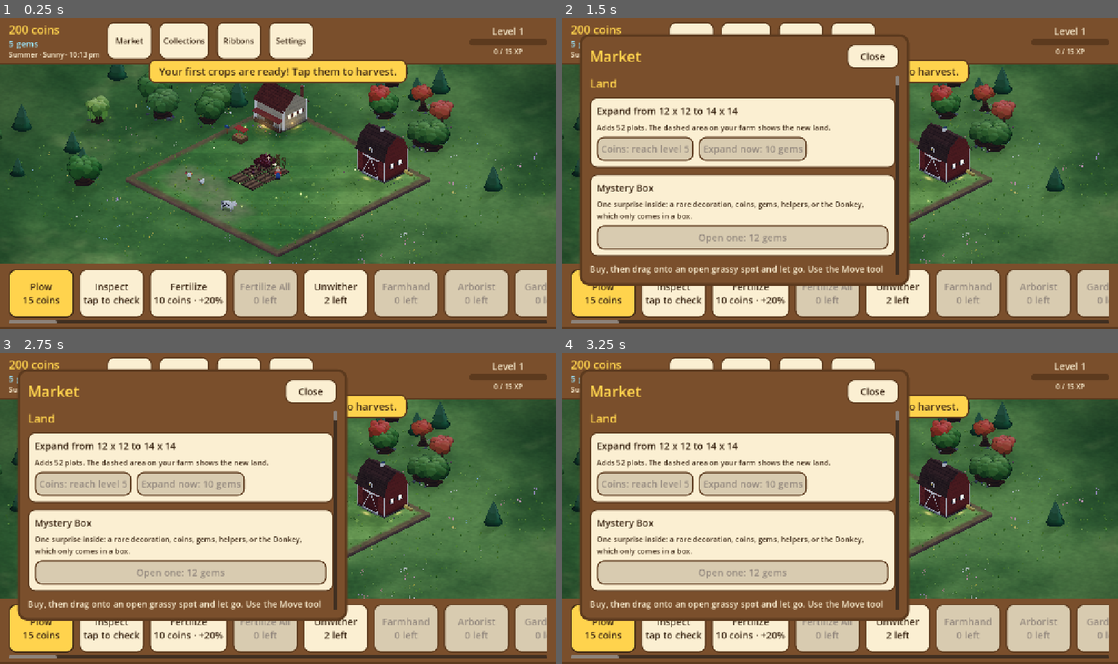
Above: before the commit, frames 1-4 (two rows, left to right).
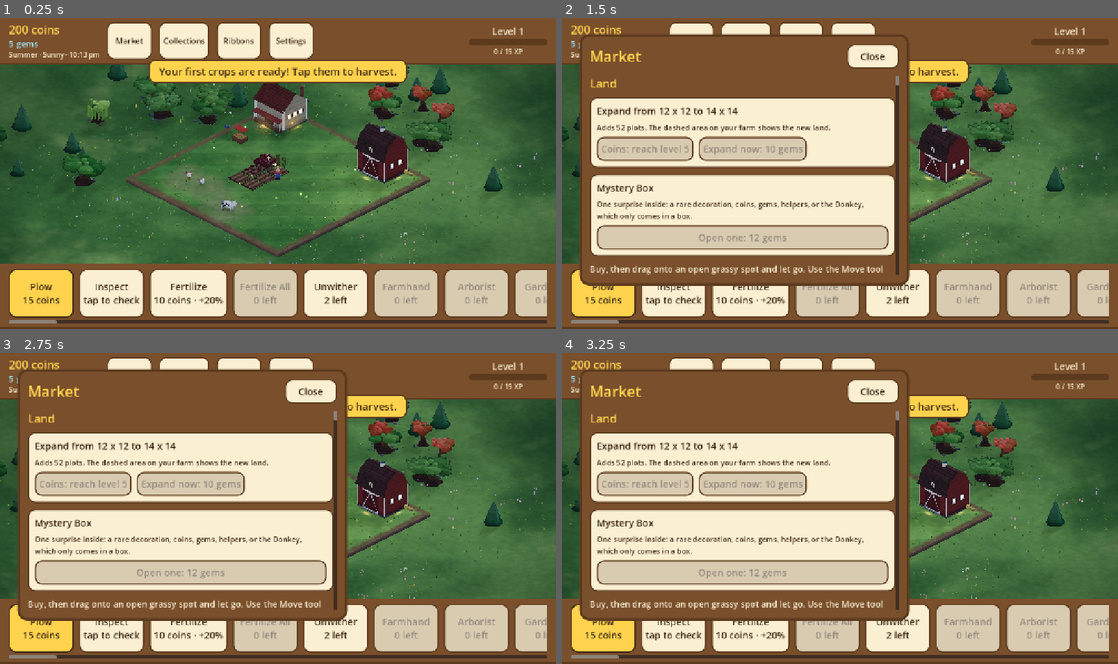
Above: after the commit, the same moments.

Repository: aniket-patra-1998/farm-game
Game: Godot game, scene res://scenes/main.tscn
Two runs of this game, one before a commit and one after it. Both use one fixed random seed, a clock stepped at 60 frames per second and the inputs below.
Inputs:
- Up to frame 1 (0.25 s): no input
- Up to frame 2 (1.5 s): click "Market" at 0.5 s; click "Collections" at 1.25 s
- Up to frame 3 (2.75 s): click "Ribbons" at 2 s
- Up to frame 4 (3.25 s): click "Plow 15 coins" at 2.75 s

The runs differ from the first frame. In frame 1, 1.6% of the frame differs, in the area x 0-82%, y 15-56%; in frame 2, 0.8%; in frame 3, 0.7%; in frame 4, 0.7%.

Commit message:
Trees: crowns of a few big leaf masses on visible limbs with small edge clumps, uneven outlines per species, fruit attached to the masses; contact sheet --kinds
Co-Authored-By: Claude Sonnet 5.5 <noreply@anthropic.com>
Claude-Session: https://claude.ai/code/session_014fNSr1LTa4ZmUtF6K6voar

Diff:
--- a/data/tree_shapes.json
+++ b/data/tree_shapes.json
@@ -1,17 +1,17 @@
 {
-  "_doc": "How each kind of tree grows in 3D (scripts/world3 …(620 unchanged characters)… its crown, clumps the leafy clumps in it. leaf is the leaf colour; shine makes i …(321 unchanged characters)…
+  "_doc": "How each kind of tree grows in 3D (scripts/world3 …(620 unchanged characters)… its crown, clumps the leafy clumps in it (palms and bananas), masses the big leaf masses of other crowns (reach: how far out they sit as a share of crown_r, flat: how squashed, mass: their size). leaf is the leaf colour; shine makes i …(321 unchanged characters)…
   "forms": {
-    "round": {"trunk_h": 0.42, "trunk_r": 0.06, "crown_r": 0.24, "crown_h": 0.22, "clumps": 7, "leaf": "#4f9a3a"},
-    "oval": {"trunk_h": 0.36, "trunk_r": 0.055, "crown_r": 0.19, "crown_h": 0.42, "clumps": 8, "leaf": "#4a8f36"},
-    "spreading": {"trunk_h": 0.3, "trunk_r": 0.075, "crown_r": 0.36, "crown_h": 0.16, "clumps": 10, "leaf": "#5a9a3c"},
-    "dense": {"trunk_h": 0.22, "trunk_r": 0.05, "crown_r": 0.26, "crown_h": 0.3, "clumps": 12, "leaf": "#2f7a2e", "shine": 0.45},
-    "weeping": {"trunk_h": 0.4, "trunk_r": 0.07, "crown_r": 0.32, "crown_h": 0.2, "clumps": 7, "leaf": "#8ab84a"},
+    "round": {"masses": 4, "reach": 0.55, "flat": 0.8, "trunk_h": 0.42, "trunk_r": 0.06, "crown_r": 0.24, "crown_h": 0.22, "clumps": 7, "leaf": "#4f9a3a"},
+    "oval": {"masses": 6, "mass": 0.56, "reach": 0.4, "flat": 1.0, "trunk_h": 0.36, "trunk_r": 0.055, "crown_r": 0.19, "crown_h": 0.42, "clumps": 8, "leaf": "#4a8f36"},
+    "spreading": {"masses": 5, "reach": 0.72, "flat": 0.6, "trunk_h": 0.3, "trunk_r": 0.075, "crown_r": 0.36, "crown_h": 0.16, "clumps": 10, "leaf": "#5a9a3c"},
+    "dense": {"masses": 8, "reach": 0.4, "mass": 0.64, "flat": 0.9, "trunk_h": 0.22, "trunk_r": 0.05, "crown_r": 0.26, "crown_h": 0.3, "clumps": 12, "leaf": "#2f7a2e", "shine": 0.45},
+    "weeping": {"masses": 4, "reach": 0.55, "flat": 0.75, "trunk_h": 0.4, "trunk_r": 0.07, "crown_r": 0.32, "crown_h": 0.2, "clumps": 7, "leaf": "#8ab84a"},
     "palm": {"trunk_h": 1.05, "trunk_r": 0.05, "crown_r": 0.42, "crown_h": 0.0, "clumps": 9, "leaf": "#4c9a34"},
     "banana": {"trunk_h": 0.45, "trunk_r": 0.06, "crown_r": 0.38, "crown_h": 0.0, "clumps": 7, "leaf": "#62b04a"},
-    "bushy": {"trunk_h": 0.16, "trunk_r": 0.03, "crown_r": 0.28, "crown_h": 0.26, "clumps": 11, "leaf": "#4e8c3a"}
+    "bushy": {"masses": 7, "reach": 0.42, "mass": 0.56, "flat": 0.9, "trunk_h": 0.16, "trunk_r": 0.03, "crown_r": 0.28, "crown_h": 0.26, "clumps": 11, "leaf": "#4e8c3a"}
   },
   "families": {
-    "apple": {"form": "round"},
+    "apple": {"form": "round", "masses": 4},
     "lemon": {"form": "dense", "fruit_shape": "oval"},
     "lime": {"form": "dense", "fruit_shape": "oval", "leaf": "#2a6e2a"},
     "orange": {"form": "dense"},
@@ -26,7 +26,7 @@
     "coconut": {"form": "palm", "fruit_shape": "round", "fruit_size": 1.4},
     "date": {"form": "palm", "fruit_shape": "cluster", "leaf": "#7a9a46", "trunk_h": 1.15},
     "avocado": {"form": "oval", "leaf": "#2f5f2a", "fruit_shape": "oval", "shine": 0.3},
-    "mango": {"form": "dense", "leaf": "#2e6a2c", "crown_r": 0.32, "crown_h": 0.36, "trunk_h": 0.3, "fruit_shape": "oval"},
+    "mango": {"form": "dense", "masses": 9, "reach": 0.5, "flat": 0.7, "leaf": "#2e6a2c", "crown_r": 0.32, "crown_h": 0.36, "trunk_h": 0.3, "fruit_shape": "oval"},
     "pomegranate": {"form": "bushy", "leaf": "#3f7f2e", "blossom": "#e2452f"},
     "olive": {"form": "spreading", "leaf": "#8a9c6a", "fruit_shape": "small", "trunk_r": 0.09},
     "guava": {"form": "round", "leaf": "#6a9a40"},
@@ -43,7 +43,7 @@
     "hazelnut": {"form": "bushy", "leaf": "#5a8f3a", "fruit_shape": "small"},
     "pecan": {"form": "oval", "leaf": "#4a8a34", "fruit_shape": "small", "trunk_h": 0.48},
     "pistachio": {"form": "bushy", "leaf": "#7a9a54", "fruit_shape": "small"},
-    "oak_tree": {"form": "spreading", "leaf": "#4a8a34", "crown_r": 0.4, "crown_h": 0.24, "trunk_r": 0.09},
+    "oak_tree": {"form": "spreading", "masses": 6, "reach": 0.78, "flat": 0.55, "leaf": "#4a8a34", "crown_r": 0.4, "crown_h": 0.24, "trunk_r": 0.09},
     "maple_tree": {"form": "round", "leaf": "#d8622a", "crown_r": 0.28},
     "willow_tree": {"form": "weeping"},
     "willow": {"form": "weeping"}
--- a/scripts/world3d/tree_model.gd
+++ b/scripts/world3d/tree_model.gd
@@ -21,7 +21,6 @@
 const FRUIT_OUT := 0.92     # how far out through a leafy clump fruit hangs (1: on its surface)
 const FRUIT_GROWING := 3
 const FLOWERS: Array[Color] = [Color("#f6e04a"), Color("#f7f2e8"), Color("#e98bb0"), Color("#9b7be0")]
-const CLUMP_MULT := 2       # leafy clumps per the form's count (smaller, so the outline is rough)
 const TRUNK_BULK := 1.4     # trunks are drawn chunkier than the data says: a tree should look rooted
 const MIN_LEAF_SATURATION := 0.5   # no tree washes out to pale grey-green
 const TILE_FILL := 1.65     # a tree at `size` 1 fills about four fifths of a tile (FarmVille's were full)
@@ -68,7 +67,7 @@
 	leaf_col = Color.from_hsv(leaf_col.h + rng.randf_range(-0.015, 0.015), leaf_col.s * rng.randf_range(0.92, 1.05),
 		leaf_col.v * rng.randf_range(0.94, 1.04))
 	var t := {"root": root, "rng": rng, "k": k, "sh": sh, "leaf": leaf_col, "shine": float(sh.get("shine", 0.0)),
-		"lean": Vector3(rng.randf_range(-0.06, 0.06), 0, rng.randf_range(-0.06, 0.06))}
+		"lean": Vector3(rng.randf_range(-0.06, 0.06), 0, rng.randf_range(-0.06, 0.06)), "blobs": []}
 	var crown: Vector3
 	match str(sh["form"]):
 		"palm":
@@ -182,26 +181,51 @@
 	var shine: float = t["shine"]
 	var cr := float(sh["crown_r"]) * k
 	var ch := maxf(float(sh["crown_h"]) * k, cr * 0.5)
-	var n := ModelKit.scaled(int(sh["clumps"]) * CLUMP_MULT, 4)
-	var clump_r := cr * (0.42 if str(sh["form"]) == "dense" else 0.5)
-	ModelKit.ball(root, centre, 1.0, ModelKit.paint(_shade(leaf, 0.0), shine), Vector3(cr * 0.85, ch * 0.75, cr * 0.85))
-	for i in n:
-		# Spread round the crown in a spiral, from low to high.
-		var u := (i + 0.5) / n
-		var a := i * 2.399963 + rng.randf() * 0.3
-		var y := lerpf(-0.5, 0.75, u)
-		var ring := sqrt(maxf(1.0 - y * y, 0.12))
-		var reach := cr * rng.randf_range(0.62, 0.8) * ring
-		var p := centre + Vector3(cos(a) * reach, y * ch * 0.8, sin(a) * reach)
-		var light := clampf(0.5 + y * 0.6 + rng.randf_range(-0.12, 0.12), 0.0, 1.0)
-		var s := rng.randf_range(0.7, 1.05) * clump_r
-		var squash := Vector3(1, rng.randf_range(0.75, 0.95), 1)
-		ModelKit.facet_ball(root, p, s, ModelKit.paint(_shade(leaf, light), shine), squash)
+	var masses := int(sh.get("masses", 5))
+	var reach := float(sh.get("reach", 0.55))
+	var flat := float(sh.get("flat", 0.8))
+	var mass := float(sh.get("mass", 0.52))
+	# A crown is a few big leafy masses on limbs, each with small clumps along its outer edge: an uneven outline
+	# with gaps where the branches show, not a ball. Its centre is off the trunk a little, so no two sides match.
+	var mid := centre + Vector3(rng.randf_range(-0.1, 0.1) * cr, 0.0, rng.randf_range(-0.1, 0.1) * cr)
+	var foot := Vector3(centre.x, centre.y - ch * 0.55, centre.z)
+	ModelKit.ball(root, mid, 1.0, ModelKit.paint(_shade(leaf, 0.0), shine), Vector3(cr * 0.5, ch * 0.4, cr * 0.5))
+	for i in masses:
+		var a := i * 2.399963 + rng.randf() * 0.4
+		var y := lerpf(-0.3, 0.5, fposmod(i * 0.618 + rng.randf() * 0.15, 1.0))
+		var d := cr * reach * rng.randf_range(0.8, 1.15) * sqrt(maxf(1.0 - y * y * 0.6, 0.2))
+		var p := mid + Vector3(cos(a) * d, y * ch * 0.7, sin(a) * d)
+		var size := cr * mass * rng.randf_range(0.88, 1.15)
+		var light := clampf(0.45 + y * 0.7 + rng.randf_range(-0.1, 0.1), 0.0, 1.0)
+		var squash := Vector3(rng.randf_range(1.05, 1.3), flat * rng.randf_range(0.85, 1.05), rng.randf_range(0.9, 1.15))
+		var blob := ModelKit.facet_ball(root, p, size, ModelKit.paint(_shade(leaf, light), shine), squash)
+		(t["blobs"] as Array).append([p, size, a])
+		blob.rotation.y = rng.randf() * TAU
+		_limb(root, foot, p - Vector3(0, size * 0.45, 0), float(sh["trunk_r"]) * k * 0.5)
+		for j in ModelKit.scaled(3, 1):
+			var b := a + rng.randf_range(-1.0, 1.0)
+			var out := Vector3(cos(b), rng.randf_range(0.0, 0.7), sin(b)).normalized()
+			ModelKit.facet_ball(root, p + out * size * 0.9, size * rng.randf_range(0.3, 0.45),
+				ModelKit.paint(_shade(leaf, clampf(light + 0.15, 0.0, 1.0)), shine), Vector3(1, rng.randf_range(0.7, 0.95), 1))
 	# Sun-struck tufts on top.
 	for i in 3:
 		var a := TAU * i / 3.0 + rng.randf()
-		var p := centre + Vector3(cos(a) * cr * 0.3, ch * 0.62, sin(a) * cr * 0.3)
-		ModelKit.facet_ball(root, p, clump_r * 0.6, ModelKit.paint(_shade(leaf, 1.0), shine), Vector3(1, 0.8, 1))
+		var p := mid + Vector3(cos(a) * cr * 0.3, ch * 0.62, sin(a) * cr * 0.3)
+		ModelKit.facet_ball(root, p, cr * 0.2, ModelKit.paint(_shade(leaf, 1.0), shine), Vector3(1, 0.8, 1))
+
+
+## A branch from one point to another: a thin tapering cylinder tipped to lie along the line.
+static func _limb(root: Node3D, from: Vector3, to: Vector3, r: float) -> void:
+	var line := to - from
+	var length := line.length()
+	if length < 0.02:
+		return
+	var limb := ModelKit.cylinder(root, Vector3.ZERO, r, length, ModelKit.paint(BARK), r * 0.4, 5)
+	var dir := line / length
+	var axis := Vector3.UP.cross(dir)
+	if axis.length() > 0.001:
+		limb.basis = Basis(axis.normalized(), acos(clampf(Vector3.UP.dot(dir), -1.0, 1.0)))
+	limb.position = from + line * 0.5
 
 
 ## The leaf colour for how lit a clump is (0 deep shade .. 1 full sun): shade drifts blue-green and dark,
@@ -365,6 +389,13 @@
 				var a := TAU * i / n + rng.randf() * 0.5
 				var up := rng.randf_range(-0.15, 0.8)
 				var p := centre + Vector3(cos(a) * cos(up) * across, sin(up) * high, sin(a) * cos(up) * across)
+				var blobs: Array = t["blobs"]
+				if not blobs.is_empty() and str(sh["form"]) != "palm":
+					# Fruit sits on the leaf masses, on the side that faces out and up: attached, not floating.
+					var blob: Array = blobs[i % blobs.size()]
+					var face := float(blob[2]) + rng.randf_range(-0.9, 0.9)
+					var dir := Vector3(cos(face), rng.randf_range(0.1, 0.85), sin(face))
+					p = (blob[0] as Vector3) + dir.normalized() * float(blob[1]) * FRUIT_OUT
 				if str(sh["form"]) == "palm":
 					# Coconuts cluster under the fronds, against the trunk.
 					p = centre + Vector3(cos(a) * 0.06 * k, -0.06 * k, sin(a) * 0.06 * k)
--- a/tools/contact_sheet.gd
+++ b/tools/contact_sheet.gd
@@ -31,12 +31,24 @@
 	env.environment.ambient_light_energy = 0.55
 	env.environment.tonemap_mode = Environment.TONE_MAPPER_FILMIC
 	add_child(env)
-	for kind in KINDS:
+	for kind in _wanted():
 		var ids := _ids(kind)
 		var per := COLS * ROWS
 		for page in ceili(float(ids.size()) / per):
 			await _page(kind, page, ids.slice(page * per, (page + 1) * per))
 	get_tree().quit()
+
+
+## All the kinds, or only those named in `-- --kinds=tree,bloom` (a quick look at one kind after a change).
+func _wanted() -> Array[String]:
+	for arg in OS.get_cmdline_user_args():
+		if arg.begins_with("--kinds="):
+			var out: Array[String] = []
+			for k in arg.substr(8).split(","):
+				if k in KINDS:
+					out.append(k)
+			return out
+	return KINDS
 
 
 func _ids(kind: String) -> Array[String]:
